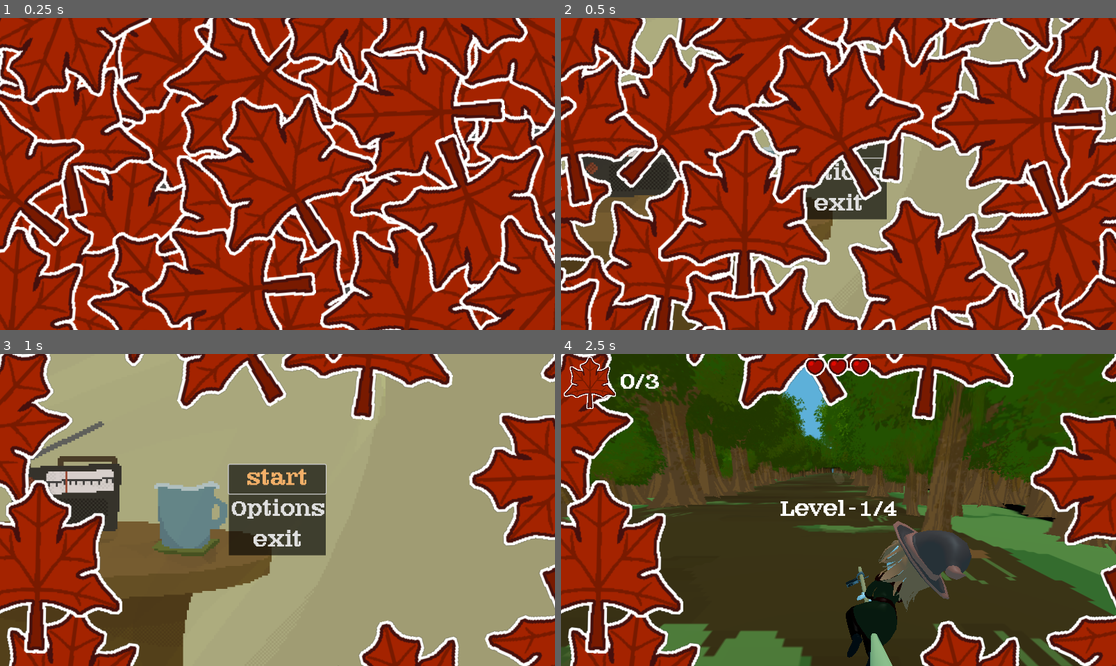
Above: before the commit, frames 1-4 (two rows, left to right).
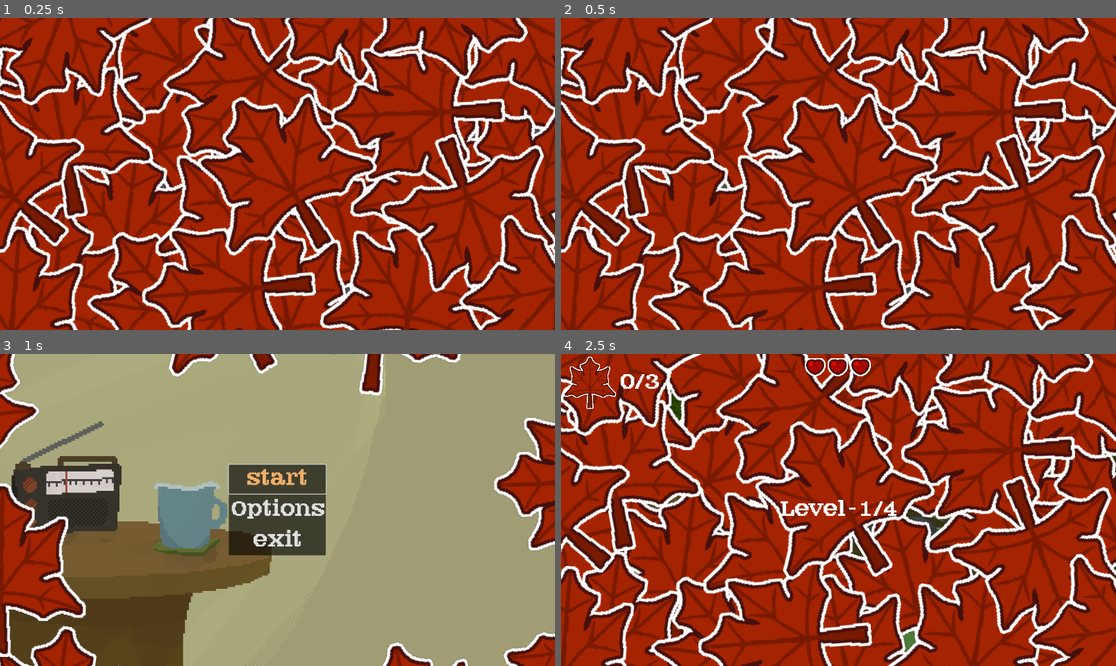
Above: after the commit, the same moments.

Repository: wewewer123/Cozy-Chaos-Fall-2025
Game: Godot game, scene res://scenes/game/GameHolder.tscn
Two runs of this game, one before a commit and one after it. Both use one fixed random seed, a clock stepped at 60 frames per second and the inputs below.
Inputs (mouse positions are in pixels of both pictures, inside the frame that each line leads up to):
- Up to frame 1 (0.25 s): no input
- Up to frame 2 (0.5 s): no input
- Up to frame 3 (1 s): click (277, 478) at 0.5 s, where only the run before the commit has a clickable "start"
- Up to frame 4 (2.5 s): click "start" at 1.25 s; tap Enter at 2 s; move the mouse to (960, 494) at 2.02 s; hold D (right) from 2.03 s (still down); tap T at 2.1 s; click (960, 494) at 2.17 s

Frame 1 is identical in both runs. In frame 2, 70% of the frame differs, in the area x 0-100%, y 0-100%; in frame 3, 24%; in frame 4, 90%.

Commit message:
Adding Leaf Transition Sound

Diff:
--- a/scenes/ui/transition_leaf.tscn
+++ b/scenes/ui/transition_leaf.tscn
@@ -1,7 +1,8 @@
-[gd_scene load_steps=8 format=3 uid="uid://bs1cs7i43kjyp"]
+[gd_scene load_steps=9 format=3 uid="uid://bs1cs7i43kjyp"]
 
 [ext_resource type="Script" uid="uid://bbl7flewcr2nc" path="res://scripts/ui/transition_leaf.gd" id="1_fblsh"]
 [ext_resource type="Texture2D" uid="uid://t4fifylo4k7p" path="res://assets/art/2D/collectibles/leafcollectible.png" id="2_7or0q"]
+[ext_resource type="AudioStream" uid="uid://liihmjwjl6q8" path="res://assets/audio/sounds/leaves2.wav" id="3_wofwd"]
 
 [sub_resource type="ViewportTexture" id="ViewportTexture_7or0q"]
 viewport_path = NodePath("SubViewportContainer/SubViewport")
@@ -1138,10 +1139,14 @@
 &"fade_out": SubResource("Animation_7or0q")
 }
 
-[node name="CanvasLayer" type="CanvasLayer" node_paths=PackedStringArray("anim_player", "timer")]
+[node name="CanvasLayer" type="CanvasLayer" node_paths=PackedStringArray("anim_player", "timer", "audio_source")]
 script = ExtResource("1_fblsh")
 anim_player = NodePath("SubViewportContainer/SubViewport/AnimationPlayer")
 timer = NodePath("SubViewportContainer/SubViewport/TimerHold")
+audio_source = NodePath("AudioStreamPlayer2D")
+audio_source_max_db = 20.0
+audio_source_min_db = -30.0
+audio_source_fade_out_offset = 1.5
 
 [node name="TextureRect" type="TextureRect" parent="."]
 anchors_preset = 15
@@ -1169,6 +1174,7 @@
 libraries = {
 &"": SubResource("AnimationLibrary_36iy3")
 }
+speed_scale = 0.75
 
 [node name="Node2D" type="Node2D" parent="SubViewportContainer/SubViewport"]
 position = Vector2(125, 125)
@@ -1379,8 +1385,12 @@
 text = "bag"
 
 [node name="TimerHold" type="Timer" parent="SubViewportContainer/SubViewport"]
-wait_time = 0.3
+wait_time = 0.5
 one_shot = true
+
+[node name="AudioStreamPlayer2D" type="AudioStreamPlayer2D" parent="."]
+stream = ExtResource("3_wofwd")
+volume_db = 20.0
 
 [connection signal="animation_finished" from="SubViewportContainer/SubViewport/AnimationPlayer" to="." method="_on_animation_player_animation_finished"]
 [connection signal="pressed" from="SubViewportContainer/SubViewport/Control/Button" to="." method="_on_button_pressed"]
--- a/scripts/ui/transition_leaf.gd
+++ b/scripts/ui/transition_leaf.gd
@@ -4,6 +4,10 @@
 var _anim_name:String
 @export var anim_player:AnimationPlayer
 @export var timer:Timer
+@export var audio_source:AudioStreamPlayer2D
+@export var audio_source_max_db:float
+@export var audio_source_min_db:float
+@export var audio_source_fade_out_offset:float
 
 var first_start:bool = true
 
@@ -19,11 +23,31 @@
 
 	anim_player.seek(1,true)
 	anim_player.play("fade_out", -1, -1, true)
+	play_sound()
 
 	await anim_player.animation_finished
 
 func fade_in() -> void:
 	anim_player.play("fade_in")
+	play_sound()
+
+func play_sound() -> void:
+	audio_source.play()
+
+	var start_volume = audio_source_max_db
+	var target_volume = -30.0
+	var anim_length = anim_player.current_animation_length + audio_source_fade_out_offset
+	var time_passed = 0.0
+
+	while anim_player.is_playing():
+		var delta := get_process_delta_time()
+		time_passed += delta
+		var t = clamp(time_passed / anim_length, 0.0, 1.0)
+		audio_source.volume_db = lerp(start_volume, target_volume, t)
+		await get_tree().process_frame
+
+	audio_source.volume_db = target_volume
+	audio_source.stop()
 
 func _on_animation_player_animation_finished(anim_name: StringName) -> void:
 	_anim_name = anim_name
Not shown, added: assets/audio/sounds/leaves2.wav.import
Not shown, added: assets/audio/sounds/leaves2.wav
